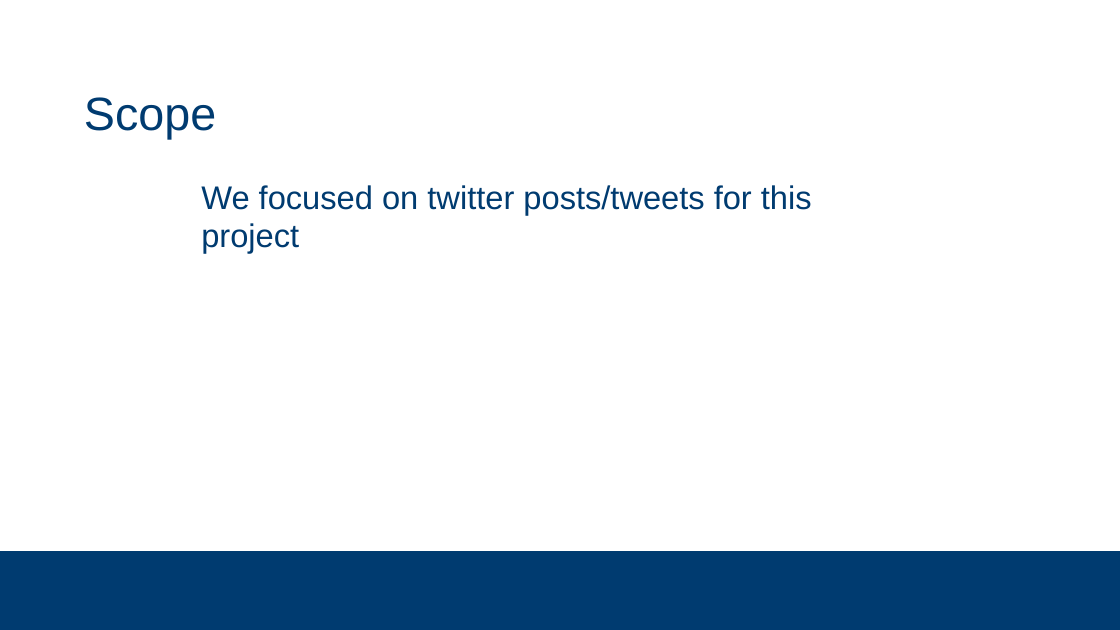
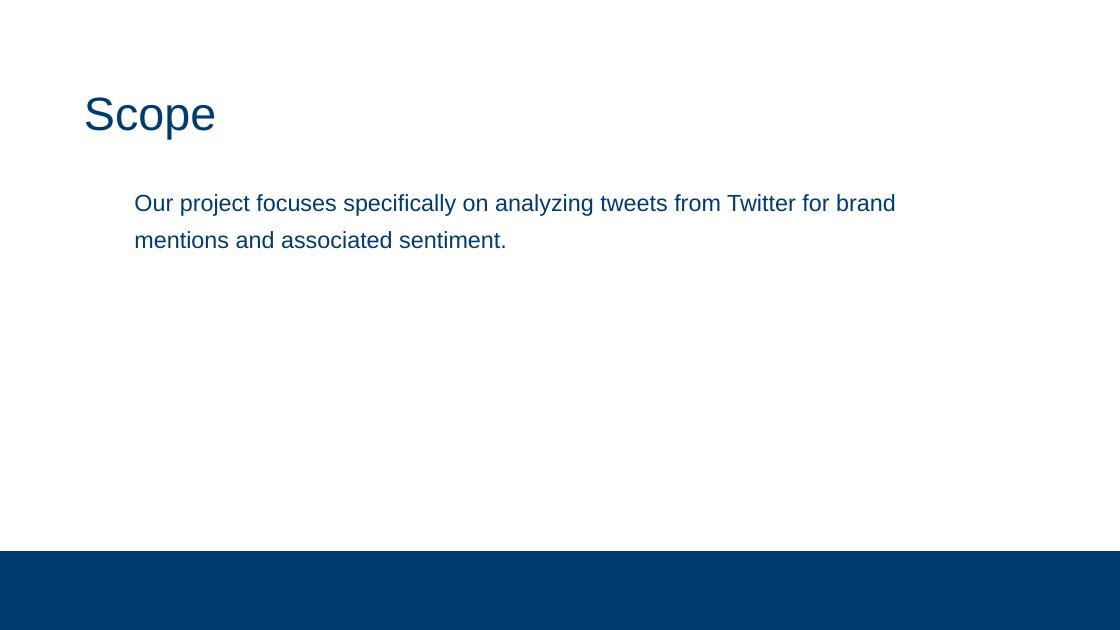
Before and after one commit to subsystem3/project, a slide deck: slide 4 of Final-Project-Team-2.pptx. Drawn at 1120x630 pixels with LibreOffice and Linux fonts; fonts in the diff are those of the drawing; background and template pictures are left out. Boxes give left, top, right and bottom in pixels: in the first picture for what was removed or moved away, otherwise in the second. Text is boxed around its words. In the diff, an @@ line names an element or a change of style, - is before the commit and + after.

```diff
--- a/Final-Project-Team-2.pptx
+++ b/Final-Project-Team-2.pptx
@@ text at (134,194,896,249): text changed; size 28 to 20 pt @@
-  We focused on twitter posts/tweets for this project
+  Our project focuses specifically on analyzing tweets from Twitter for brand mentions and associated sentiment.
```
Also in this commit, not shown: 7 other slides changed, 1 slide added, 1 slide removed.
